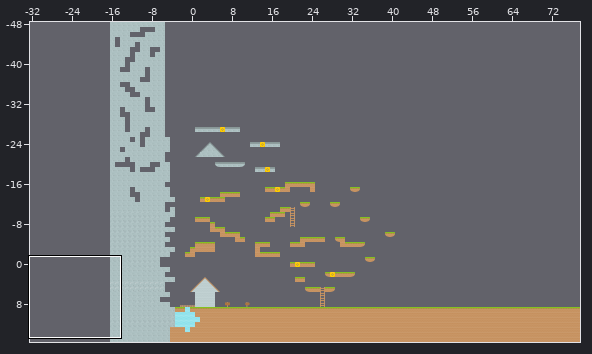
Tiled map, stored at levels/first_level.tmx. Above, an overview of the earlier version with the close-up marked.
Close-up. First the earlier version:
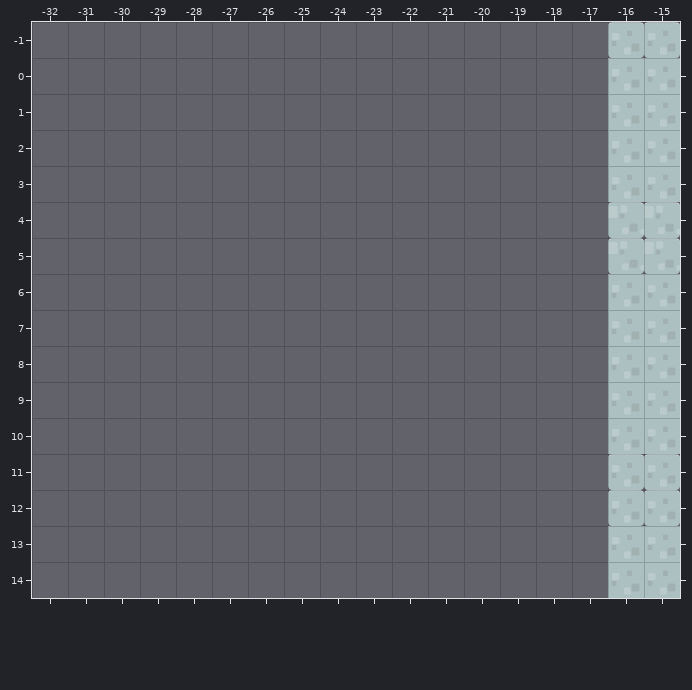
Cells are 70x70 px. Shown: x -32..-15, y -1..14. The commit also changed other parts of the map, which this record leaves out.
The result:
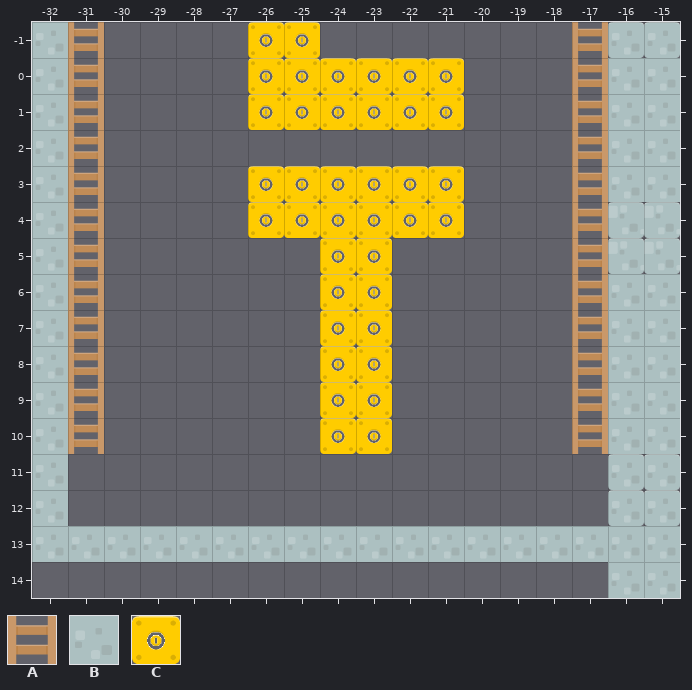
Key: from "tiles_spritesheet": A 31, B 55, C 120.
_ is an empty cell.
Changes in this commit:
Layer "first_layer":
The author put tile A in rows -1 to 10 at x -31 and -17.
The author put tile B in rows -1 to 12 at x -32; in row 13 at x -32 to -17.
The author put tile C in row -1 at x -26 to -25; in rows 0 to 1 at x -26 to -21; in rows 3 to 4 at x -26 to -21; in rows 5 to 10 at x -24 to -23.
